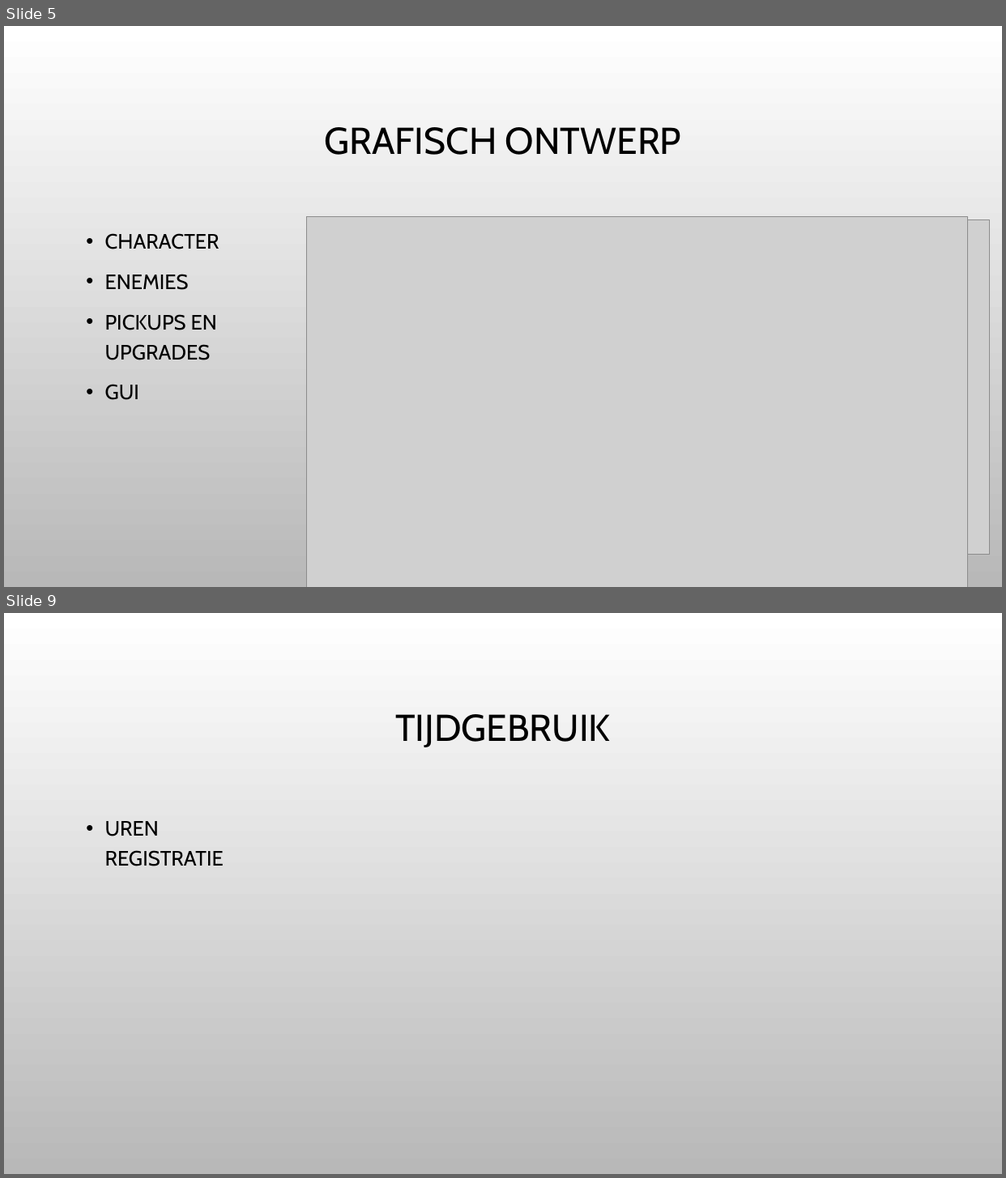
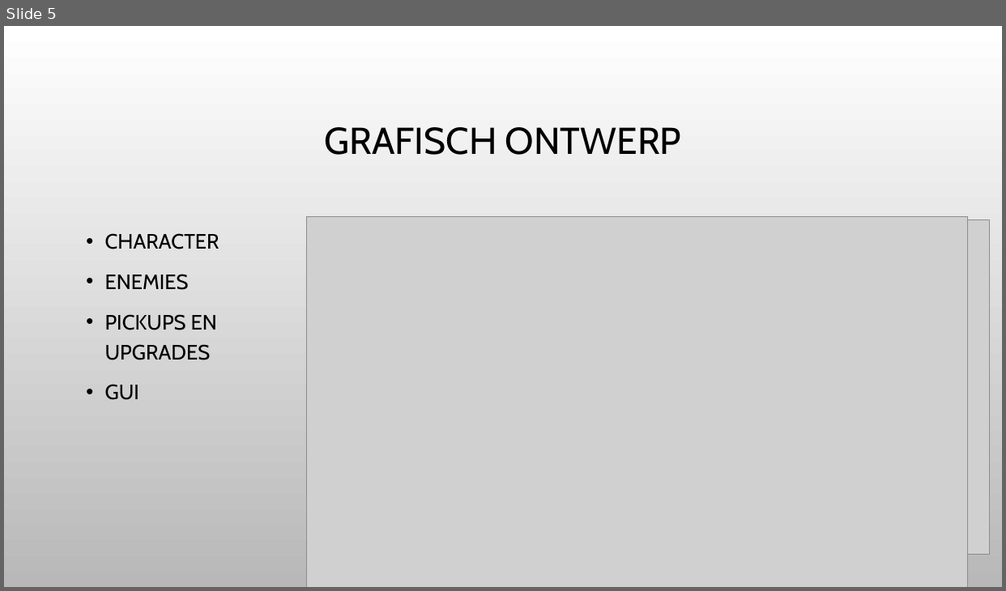
Before and after one commit to kvk4life/Gamelab_3, a slide deck: Presentatie/Presentatie_2_GL3.ppt. Shown one above the other, each under a label of ours: slides 5 and 9 before the commit, slide 5 after it; the slides between them are not shown. The pictures are 1006x1178 and 1006x591 pixels, drawn with LibreOffice and Linux fonts; fonts in the diff are those of the drawing; grey boxes stand for pictures; background and template pictures are left out. Boxes give left, top, right and bottom in pixels: in the first picture for what was removed or moved away, otherwise in the second. Text is boxed around its words. In the diff, an @@ line names an element or a change of style, - is before the commit and + after.

```diff
--- a/Presentatie/Presentatie_2_GL3.ppt
+++ b/Presentatie/Presentatie_2_GL3.ppt
@@ slide 9 removed at (4,613,1002,1174), background picture (left out) @@
@@ title removed at (395,714,611,747) @@
-TIJDGEBRUIK
@@ text removed at (105,821,224,867) @@
-• UREN REGISTRATIE
```
Also in this commit, not shown: 4 slides changed.
